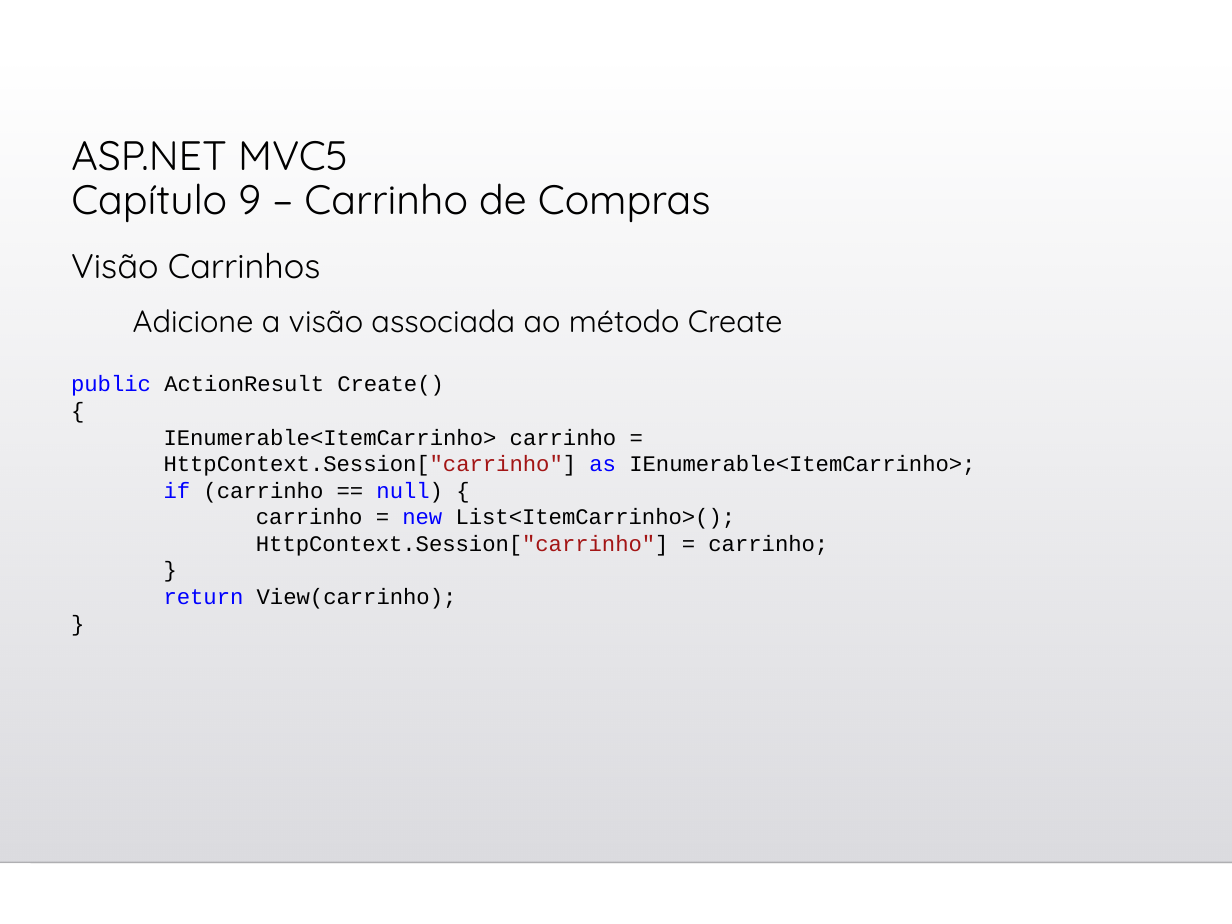
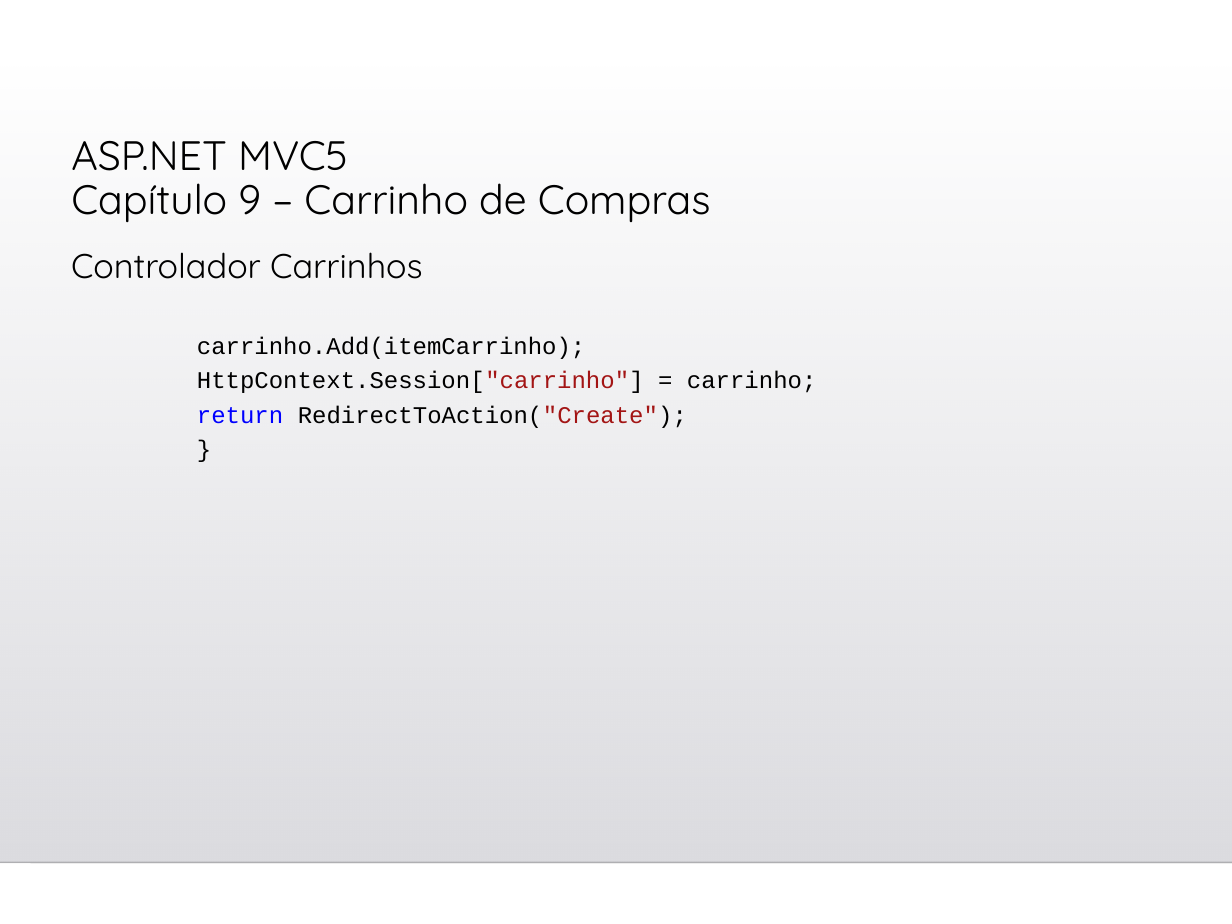
Before and after one commit to gasilvabr/ProjetoWeb2023, a slide deck: slide 8 of Cap09-Carrinho de Compras.ppt (slide 6 before the commit). Drawn at 1232x924 pixels with LibreOffice and Linux fonts; fonts in the diff are those of the drawing; background and template pictures are left out. Boxes give left, top, right and bottom in pixels: in the first picture for what was removed or moved away, otherwise in the second. Text is boxed around its words. In the diff, an @@ line names an element or a change of style, - is before the commit and + after.

```diff
--- a/Cap09-Carrinho de Compras.ppt
+++ b/Cap09-Carrinho de Compras.ppt
@@ text removed at [71,252,782,333] @@
-Visão Carrinhos
-  Adicione a visão associada ao método Create
@@ text added at [71,252,422,279], 20 pt, text #000000 @@
+Controlador Carrinhos
@@ text "carrinho.Add(itemCarrinho);": place and size @@
-text "carrinho.Add(itemCarrinho);" at [71,375,975,609]
+text "carrinho.Add(itemCarrinho);" at [197,336,816,428]
@@ text at [197,336,585,359]: text changed; size 12.9 to 14 pt @@
-public ActionResult Create()
-{
-IEnumerable<ItemCarrinho> carrinho =
-HttpContext.Session["carrinho"] as IEnumerable<ItemCarrinho>;
-if (carrinho == null) {
-carrinho = new List<ItemCarrinho>();
+  carrinho.Add(itemCarrinho);
@@ text at [197,371,816,393]: size 12.9 to 14 pt in "HttpContext.Session["carrinho"] = carrinho;", "}"; list level 1 to 2 in "HttpContext.Session["carrinho"] = carrinho;"; line spacing 1 to 1.2 @@
@@ text at [197,405,687,428]: paragraph added @@
+  return RedirectToAction("Create");
@@ text at [164,588,457,609]: paragraphs removed @@
-return View(carrinho);
-}
```
Also in this commit, not shown: 1 other slide changed, 10 slides added, 4 other files.
